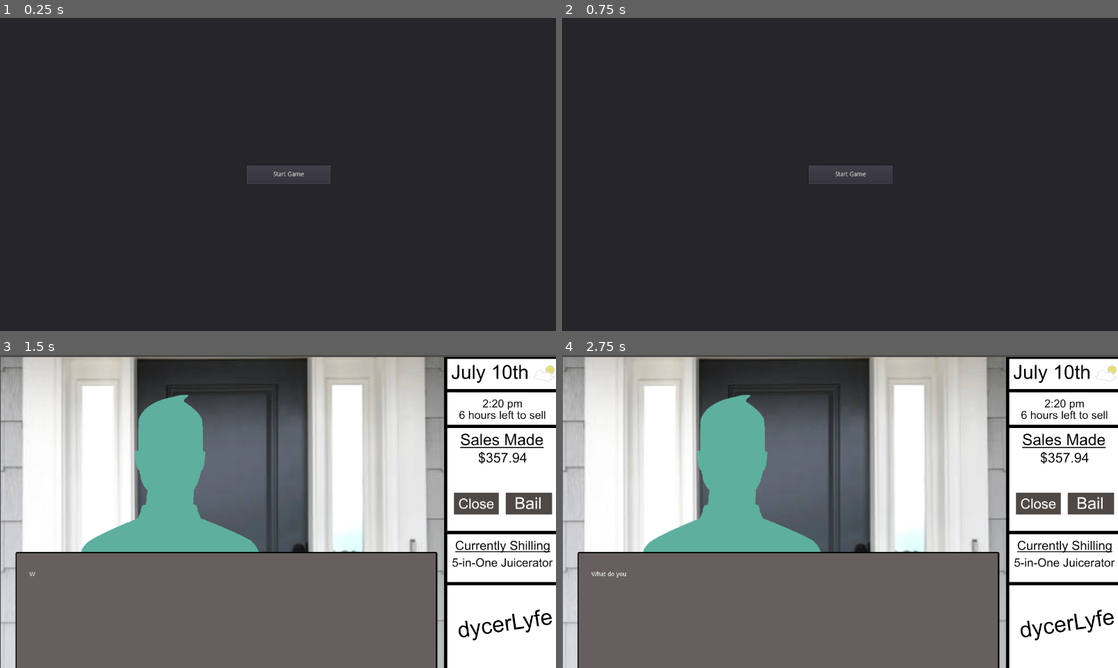
Above: before the commit, frames 1-4 (two rows, left to right).
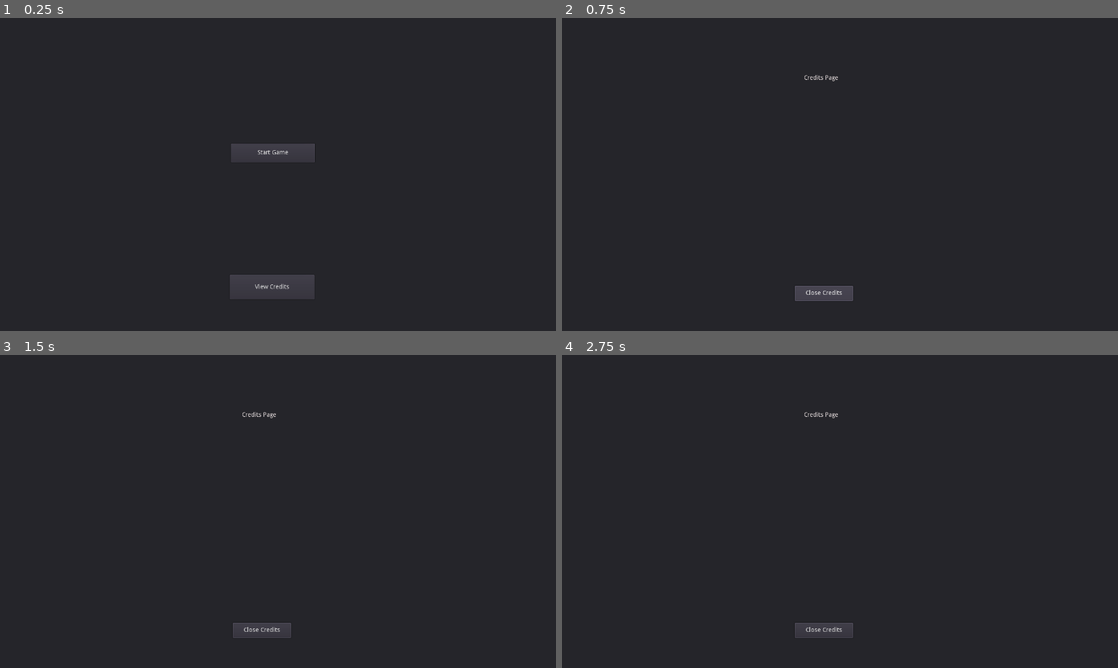
Above: after the commit, the same moments.

Repository: Feketelo/DycerLyfe-International-RenPy-
Game: Godot game, scene res://DycerLyfe.tscn
The game is run twice, just before and just after one commit, with the same random seed, the same clock (stepped at 60 frames per second) and the same inputs.
Inputs (mouse positions are in pixels of both pictures, inside the frame that each line leads up to):
- Up to frame 1 (0.25 s): no input
- Up to frame 2 (0.75 s): click (834, 287) at 0.5 s, where only the run after the commit has a clickable "View Credits"
- Up to frame 3 (1.5 s): click "Start Game" at 1.25 s
- Up to frame 4 (2.75 s): click (834, 489) at 2 s, where only the run after the commit has a clickable "Start Game"

The runs differ from the first frame. In frame 1, 1.9% of the frame differs, in the area x 41-60%, y 40-90%; in frame 2, 1.1%; in frame 3, 95%, in the area x 0-100%, y 0-100%; in frame 4, 95%.

Commit message:
adding credits screen

Diff:
--- a/Controller.gd
+++ b/Controller.gd
@@ -3,6 +3,7 @@
 onready var dialogue_options = get_tree().get_nodes_in_group("dialogue_options")
 onready var StartScreen = get_parent().get_node("StartScreen")
 onready var scene_index = 0 # increments before the first scene
+onready var CreditsScreen = get_parent().get_node("CreditsScreen")
 
 var current_round
 var buttons_visible = false
@@ -141,3 +142,10 @@
 			points -= current_round["choices"]["choice4"]["points"]
 			set_current_round(current_round["choices"]["choice4"]["failure_goto"])
 		play_round()
+
+func _on_CloseCreditsButton_pressed():
+	CreditsScreen.hide()
+
+
+func _on_ShowCredits_pressed():
+	CreditsScreen.show()
--- a/DycerLyfe.tscn
+++ b/DycerLyfe.tscn
@@ -82,11 +82,50 @@
 margin_bottom = 755.0
 
 [node name="Button" type="Button" parent="StartScreen"]
-margin_left = 585.0
-margin_top = 347.0
-margin_right = 778.0
-margin_bottom = 390.0
+margin_left = 549.0
+margin_top = 297.0
+margin_right = 742.0
+margin_bottom = 340.0
 text = "Start Game"
+
+[node name="ShowCredits" type="Button" parent="StartScreen"]
+margin_left = 546.0
+margin_top = 599.0
+margin_right = 741.0
+margin_bottom = 655.0
+text = "View Credits"
+
+[node name="CreditsScreen" type="ColorRect" parent="."]
+visible = false
+anchor_bottom = 1.0
+margin_left = 38.0
+margin_top = 30.0
+margin_right = 1224.0
+margin_bottom = 696.0
+color = Color( 0.145098, 0.145098, 0.164706, 1 )
+
+[node name="Label" type="Label" parent="CreditsScreen"]
+margin_left = 503.0
+margin_top = 101.0
+margin_right = 615.0
+margin_bottom = 145.0
+size_flags_horizontal = 0
+custom_colors/font_color = Color( 0.952941, 0.917647, 0.917647, 1 )
+text = "Credits Page"
+align = 1
+
+[node name="RichTextLabel" type="RichTextLabel" parent="CreditsScreen"]
+margin_left = 128.0
+margin_top = 50.0
+margin_right = 1016.0
+margin_bottom = 521.0
+
+[node name="CloseCreditsButton" type="Button" parent="CreditsScreen"]
+margin_left = 498.0
+margin_top = 586.0
+margin_right = 632.0
+margin_bottom = 621.0
+text = "Close Credits"
 
 [connection signal="tween_completed" from="Control/TextBox/Tween" to="Control" method="_on_Tween_tween_completed"]
 [connection signal="pressed" from="Control/TextBox/dialogue_option_1" to="Control" method="_on_dialogue_option_1_pressed"]
@@ -94,3 +133,5 @@
 [connection signal="pressed" from="Control/TextBox/dialogue_option_3" to="Control" method="_on_dialogue_option_3_pressed"]
 [connection signal="pressed" from="Control/TextBox/dialogue_option_4" to="Control" method="_on_dialogue_option_4_pressed"]
 [connection signal="pressed" from="StartScreen/Button" to="Control" method="_on_Button_pressed"]
+[connection signal="pressed" from="StartScreen/ShowCredits" to="Control" method="_on_ShowCredits_pressed"]
+[connection signal="pressed" from="CreditsScreen/CloseCreditsButton" to="Control" method="_on_CloseCreditsButton_pressed"]
